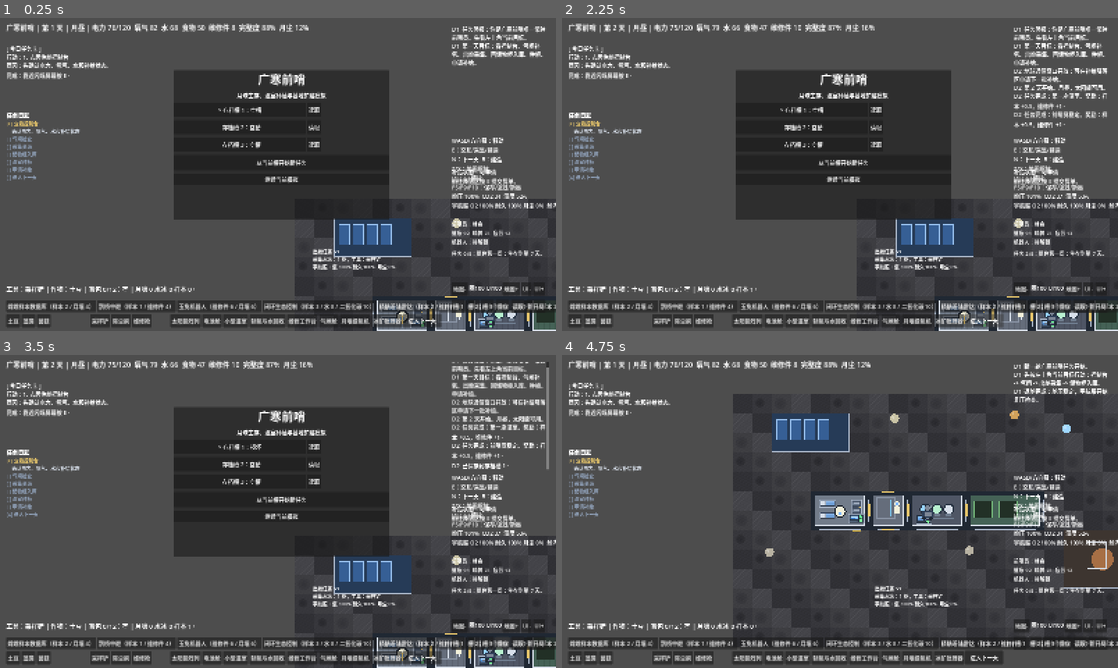
Above: before the commit, frames 1-4 (two rows, left to right).
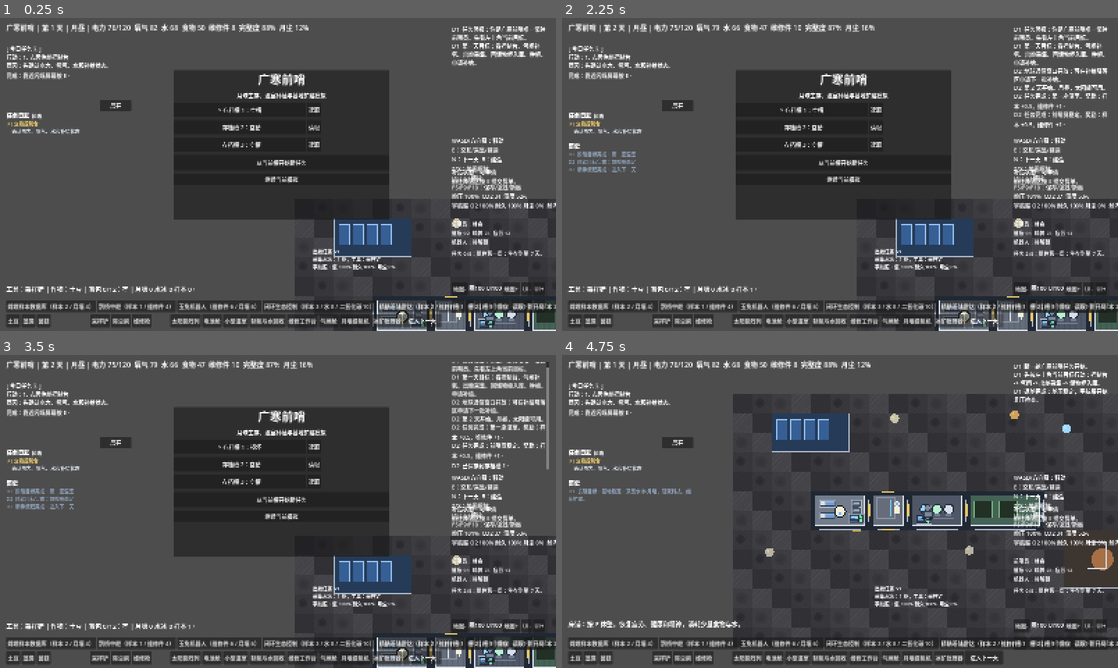
Above: after the commit, the same moments.

Repository: chinnseii/guanghan-outpost
Game: Godot game, scene res://scenes/main.tscn
Two runs of this game, one before a commit and one after it. Both use one fixed random seed, a clock stepped at 60 frames per second and the inputs below.
Inputs (mouse positions are in pixels of both pictures, inside the frame that each line leads up to):
- Up to frame 1 (0.25 s): no input
- Up to frame 2 (2.25 s): click (678, 105) at 0.5 s, where only the run after the commit has a clickable "展开"; click (678, 105) at 1.25 s, where only the run after the commit has a clickable "折叠"; click "进入下一天" at 2 s
- Up to frame 3 (3.5 s): click "保存" at 2.75 s
- Up to frame 4 (4.75 s): click "新开局" at 3.5 s; click (784, 442) at 4.25 s, where only the run after the commit has a clickable "知道了，开始执行"

The runs differ from the first frame. In frame 1, 0.5% of the frame differs, in the area x 1-24%, y 26-52%; in frame 2, 0.7%; in frame 3, 0.7%; in frame 4, 1.3%, in the area x 1-35%, y 26-88%.

Commit message:
Improve onboarding guidance

Diff:
--- a/scripts/main.gd
+++ b/scripts/main.gd
@@ -43,6 +43,9 @@
 var log_lines: Array[String] = []
 var tutorial_flags := {}
 var last_guidance_tip := ""
+var task_log_expanded := false
+var task_history: Array[String] = []
+var intro_overlay_seen := false
 var robot_task := "idle"
 var robot_queue: Array[String] = []
 var robot_pos := Vector2.ZERO
@@ -336,6 +339,9 @@
 	completed_missions.clear()
 	tutorial_flags = _default_tutorial_flags()
 	last_guidance_tip = ""
+	task_log_expanded = false
+	task_history.clear()
+	intro_overlay_seen = false
 	robot_task = "idle"
 	robot_queue.clear()
 	robot_pos = _cell_to_world(Vector2i(10, 6))
@@ -441,6 +447,7 @@
 	_find_interaction()
 	_sync_scene_instances()
 	_update_camera()
+	_update_edge_hint()
 	queue_redraw()
 
 func _unhandled_input(event: InputEvent) -> void:
@@ -1883,6 +1890,7 @@
 	for key: String in ["power", "oxygen", "water", "food", "integrity", "co2", "humidity", "pressure", "suit_o2", "suit_integrity", "suit_dust"]:
 		resources[key] = clamp(resources[key], 0.0, power_cap if key == "power" else 120.0)
 	add_log("第 %d 天开始。%s" % [day, "月夜中，太阳能归零。" if is_moon_night else "月昼，太阳能可用。"])
+	_record_task_history("strategy:day:%d" % day, "长期目标：%s" % _strategic_next_goal())
 	_check_missions()
 	_check_game_state()
 	_update_ui()
@@ -1960,6 +1968,7 @@
 	resources["parts"] += 1.0
 	var mission: Dictionary = mission_defs[mission_id]
 	add_log("任务完成：%s。奖励：样本 +0.5，维修件 +1。" % mission["name"])
+	_record_task_history("mission:%s" % mission_id, "阶段目标完成：%s" % String(mission["name"]))
 
 func _process_supply_window() -> void:
 	if not supply_order.is_empty() and day >= int(supply_order["arrival_day"]) and not bool(supply_order.get("landed", false)):
@@ -2084,6 +2093,9 @@
 		"unlocked_techs": unlocked_techs,
 		"completed_missions": completed_missions,
 		"tutorial_flags": tutorial_flags,
+		"task_log_expanded": task_log_expanded,
+		"task_history": task_history,
+		"intro_overlay_seen": intro_overlay_seen,
 		"operator": _serialize_operator(),
 		"backpack": backpack,
 		"robot_task": robot_task,
@@ -2145,6 +2157,7 @@
 		$UI/Root/MainMenu.visible = false
 	add_log("新一轮广寒前哨任务开始。")
 	add_log("先按左上角当前目标行动：控制台 -> 气闸 -> 出舱采集 -> 储物柜入库。")
+	_record_task_history("strategy:day:1", "长期目标：%s" % _strategic_next_goal())
 	_update_camera()
 	_update_ui()
 	queue_redraw()
@@ -2172,6 +2185,12 @@
 	for mission_id in saved_missions:
 		completed_missions.append(String(mission_id))
 	tutorial_flags = _copy_bool_dictionary(data.get("tutorial_flags", _default_tutorial_flags()), _default_tutorial_flags())
+	task_log_expanded = bool(data.get("task_log_expanded", false))
+	task_history.clear()
+	var saved_history: Array = data.get("task_history", [])
+	for entry in saved_history:
+		task_history.append(String(entry))
+	intro_overlay_seen = bool(data.get("intro_overlay_seen", true))
 	operator = _deserialize_operator(data.get("operator", data.get("crew", _serialize_operator())))
 	backpack = _copy_float_dictionary(data.get("backpack", _default_backpack()), _default_backpack())
 	robot_task = String(data.get("robot_task", "idle"))
@@ -2686,6 +2705,26 @@
 	task_log.add_theme_font_size_override("normal_font_size", 14)
 	root.add_child(task_log)
 
+	var task_toggle := Button.new()
+	task_toggle.name = "TaskLogToggle"
+	task_toggle.position = Vector2(288, 236)
+	task_toggle.size = Vector2(90, 30)
+	task_toggle.pressed.connect(_toggle_task_log)
+	root.add_child(task_toggle)
+
+	var edge_hint := Label.new()
+	edge_hint.name = "EdgeHint"
+	edge_hint.visible = false
+	edge_hint.size = Vector2(150, 32)
+	edge_hint.horizontal_alignment = HORIZONTAL_ALIGNMENT_CENTER
+	edge_hint.vertical_alignment = VERTICAL_ALIGNMENT_CENTER
+	edge_hint.add_theme_font_size_override("font_size", 16)
+	edge_hint.add_theme_color_override("font_color", Color("#15191f"))
+	edge_hint.add_theme_color_override("font_shadow_color", Color(1.0, 0.82, 0.25, 0.7))
+	edge_hint.add_theme_constant_override("shadow_offset_x", 0)
+	edge_hint.add_theme_constant_override("shadow_offset_y", 0)
+	root.add_child(edge_hint)
+
 	var supply_status := Label.new()
 	supply_status.name = "SupplyStatus"
 	supply_status.position = Vector2(1300, 430)
@@ -2855,6 +2894,8 @@
 	ui_plus.pressed.connect(func(): _adjust_ui_scale(0.1))
 	zoom_panel.add_child(ui_plus)
 
+	root.add_child(_make_intro_overlay())
+
 func _make_info_panel(panel_name: String, panel_pos: Vector2, panel_size: Vector2, title_text: String) -> PanelContainer:
 	var panel := PanelContainer.new()
 	panel.name = panel_name
@@ -2902,6 +2943,116 @@
 	sample.pressed.connect(_prioritize_robot_task.bind("sample"))
 	row.add_child(sample)
 	return panel
+
+func _make_intro_overlay() -> Control:
+	var overlay := Control.new()
+	overlay.name = "IntroOverlay"
+	overlay.position = Vector2.ZERO
+	overlay.size = Vector2(1600, 900)
+	overlay.visible = false
+	overlay.z_index = 100
+	var dim := ColorRect.new()
+	dim.name = "Dim"
+	dim.color = Color(0.02, 0.04, 0.06, 0.62)
+	dim.position = Vector2.ZERO
+	dim.size = Vector2(1600, 900)
+	overlay.add_child(dim)
+	var highlight := Panel.new()
+	highlight.name = "Highlight"
+	highlight.position = Vector2(10, 68)
+	highlight.size = Vector2(376, 198)
+	var highlight_style := StyleBoxFlat.new()
+	highlight_style.bg_color = Color(1.0, 0.82, 0.25, 0.08)
+	highlight_style.border_color = Color("#e7c66b")
+	highlight_style.set_border_width_all(3)
+	highlight.add_theme_stylebox_override("panel", highlight_style)
+	overlay.add_child(highlight)
+	var card := PanelContainer.new()
+	card.name = "Card"
+	card.position = Vector2(420, 96)
+	card.size = Vector2(430, 210)
+	overlay.add_child(card)
+	var box := VBoxContainer.new()
+	box.name = "Box"
+	box.add_theme_constant_override("separation", 10)
+	card.add_child(box)
+	var title := Label.new()
+	title.text = "第一次任务提示"
+	title.add_theme_font_size_override("font_size", 24)
+	box.add_child(title)
+	var text := Label.new()
+	text.text = "先看左上角的今日任务卡。黄色高亮会指向当前目标；如果目标离开视野，屏幕边缘会显示方向提示。"
+	text.autowrap_mode = TextServer.AUTOWRAP_WORD_SMART
+	text.custom_minimum_size = Vector2(390, 82)
+	box.add_child(text)
+	var start := Button.new()
+	start.text = "知道了，开始执行"
+	start.custom_minimum_size = Vector2(0, 40)
+	start.pressed.connect(_dismiss_intro_overlay)
+	box.add_child(start)
+	return overlay
+
+func _dismiss_intro_overlay() -> void:
+	intro_overlay_seen = true
+	if has_node("UI/Root/IntroOverlay"):
+		$UI/Root/IntroOverlay.visible = false
+	_play_ui_tone(740.0, 0.07, 0.07)
+	_update_ui()
+
+func _toggle_task_log() -> void:
+	task_log_expanded = not task_log_expanded
+	_play_ui_tone(620.0, 0.05, 0.06)
+	_update_ui()
+
+func _update_task_log_controls() -> void:
+	if not has_node("UI/Root/TaskLog") or not has_node("UI/Root/TaskLogToggle"):
+		return
+	var log: RichTextLabel = $UI/Root/TaskLog
+	var toggle: Button = $UI/Root/TaskLogToggle
+	if task_log_expanded:
+		log.size = Vector2(360, 360)
+		toggle.text = "折叠"
+	else:
+		log.size = Vector2(360, 174)
+		toggle.text = "展开"
+
+func _update_intro_overlay() -> void:
+	if not has_node("UI/Root/IntroOverlay"):
+		return
+	$UI/Root/IntroOverlay.visible = (not intro_overlay_seen) and (not pending_main_menu)
+
+func _update_edge_hint() -> void:
+	if not has_node("UI/Root/EdgeHint") or not is_instance_valid(camera):
+		return
+	var hint: Label = $UI/Root/EdgeHint
+	var target: Vector2 = _tutorial_target_pos()
+	if target.x == INF or pending_main_menu:
+		hint.visible = false
+		return
+	var viewport_size: Vector2 = get_viewport_rect().size
+	var screen_pos: Vector2 = (target - camera.position) * camera_zoom + viewport_size * 0.5
+	var margin := 58.0
+	if screen_pos.x >= margin and screen_pos.x <= viewport_size.x - margin and screen_pos.y >= margin and screen_pos.y <= viewport_size.y - margin:
+		hint.visible = false
+		return
+	var center: Vector2 = viewport_size * 0.5
+	var direction: Vector2 = (screen_pos - center).normalized()
+	if direction.length() <= 0.01:
+		hint.visible = false
+		return
+	var clamped: Vector2 = Vector2(
+		clamp(screen_pos.x, margin, viewport_size.x - margin),
+		clamp(screen_pos.y, margin, viewport_size.y - margin)
+	)
+	var local_pos: Vector2 = clamped / max(ui_scale, 0.01)
+	hint.position = local_pos - hint.size * 0.5
+	hint.text = "%s  %.0fm" % [_direction_label(direction), player_pos.distance_to(target) / float(TILE)]
+	hint.visible = true
+
+func _direction_label(direction: Vector2) -> String:
+	if abs(direction.x) > abs(direction.y):
+		return "目标 >" if direction.x > 0.0 else "< 目标"
+	return "目标 v" if direction.y > 0.0 else "^ 目标"
 
 func _show_info_panel(panel_name: String, text: String) -> void:
 	for name: String in ["BackpackPanel", "SupplyCargoPanel", "ConsolePanel", "RobotPanel"]:
@@ -3028,6 +3179,7 @@
 func _update_ui() -> void:
 	if not has_node("UI/Root"):
 		return
+	_sync_task_history()
 	var phase := "月夜" if is_moon_night else "月昼"
 	var counts: Dictionary = _module_counts()
 	var power_cap: float = 120.0 + float(counts["battery"]) * 35.0
@@ -3045,7 +3197,10 @@
 	$UI/Root/MissionStatus.text = _mission_status_text()
 	$UI/Root/EvaTasks.text = _eva_tasks_text()
 	$UI/Root/Guide.text = _guide_text()
+	_update_task_log_controls()
 	$UI/Root/TaskLog.text = _task_log_text()
+	_update_edge_hint()
+	_update_intro_overlay()
 	if has_node("UI/Root/ZoomPanel/ZoomLabel"):
 		$UI/Root/ZoomPanel/ZoomLabel.text = "图%d UI%d" % [int(camera_zoom * 100), int(ui_scale * 100)]
 	_update_tech_buttons()
@@ -3168,25 +3323,71 @@
 		{"flag": "advanced_day", "name": "进入下一天", "detail": "观察每日结算并继续运营"},
 	]
 
+func _sync_task_history() -> void:
+	for step: Dictionary in _tutorial_steps():
+		var flag := String(step["flag"])
+		if bool(tutorial_flags.get(flag, false)):
+			_record_task_history("tutorial:%s" % flag, "新手流程完成：%s" % String(step["name"]))
+
+func _record_task_history(marker: String, text: String) -> void:
+	var token := "%s|" % marker
+	for entry: String in task_history:
+		if entry.begins_with(token):
+			return
+	task_history.append("%s|D%d  %s" % [marker, day, text])
+	while task_history.size() > 18:
+		task_history.pop_front()
+
+func _task_history_lines(limit: int) -> Array[String]:
+	var lines: Array[String] = []
+	var start: int = max(0, task_history.size() - limit)
+	for i in range(start, task_history.size()):
+		var entry := String(task_history[i])
+		var parts := entry.split("|", false, 1)
+		lines.append(parts[1] if parts.size() > 1 else entry)
+	return lines
+
+func _current_tutorial_step() -> Dictionary:
+	for step: Dictionary in _tutorial_steps():
+		if not bool(tutorial_flags.get(String(step["flag"]), false)):
+			return step
+	return {}
+
 func _task_log_text() -> String:
-	var lines: Array[String] = ["[b]任务日志[/b]"]
+	var lines: Array[String] = ["[b]任务日志[/b]  %s" % ("展开" if task_log_expanded else "简略")]
 	var current_found := false
-	for step: Dictionary in _tutorial_steps():
-		var done := bool(tutorial_flags.get(String(step["flag"]), false))
-		var prefix := "[x]"
-		var color := "8fa0b8"
-		if not done and not current_found:
-			prefix = "[>]"
-			color = "e7c66b"
+	var steps: Array[Dictionary] = _tutorial_steps()
+	if task_log_expanded:
+		for step: Dictionary in steps:
+			var done := bool(tutorial_flags.get(String(step["flag"]), false))
+			var prefix := "[x]"
+			var color := "8fa0b8"
+			if not done and not current_found:
+				prefix = "[>]"
+				color = "e7c66b"
+				current_found = true
+			elif not done:
+				prefix = "[ ]"
+			lines.append("[color=#%s]%s %s[/color]" % [color, prefix, String(step["name"])])
+			if not done and current_found and prefix == "[>]":
+				lines.append("[color=#d8e0eb]    %s[/color]" % String(step["detail"]))
+	else:
+		var current_step: Dictionary = _current_tutorial_step()
+		if current_step.is_empty():
+			current_found = false
+		else:
 			current_found = true
-		elif not done:
-			prefix = "[ ]"
-		lines.append("[color=#%s]%s %s[/color]" % [color, prefix, String(step["name"])])
-		if not done and current_found and prefix == "[>]":
-			lines.append("[color=#d8e0eb]    %s[/color]" % String(step["detail"]))
+			lines.append("[color=#e7c66b][>] %s[/color]" % String(current_step["name"]))
+			lines.append("[color=#d8e0eb]    %s[/color]" % String(current_step["detail"]))
 	if not current_found:
 		lines.append("[color=#7dff9d][x] 新手流程完成[/color]")
 		lines.append("[color=#d8e0eb]下一步：%s[/color]" % _strategic_next_goal())
+	var history_lines := _task_history_lines(8 if task_log_expanded else 3)
+	if not history_lines.is_empty():
+		lines.append("")
+		lines.append("[b]历史[/b]")
+		for line: String in history_lines:
+			lines.append("[color=#8fa0b8]%s[/color]" % line)
 	return _join_strings(lines, "\n")
 
 func _tutorial_target_pos() -> Vector2:
Not shown, changed: ITERATION_PLAN.md
Not shown, changed: README.md
